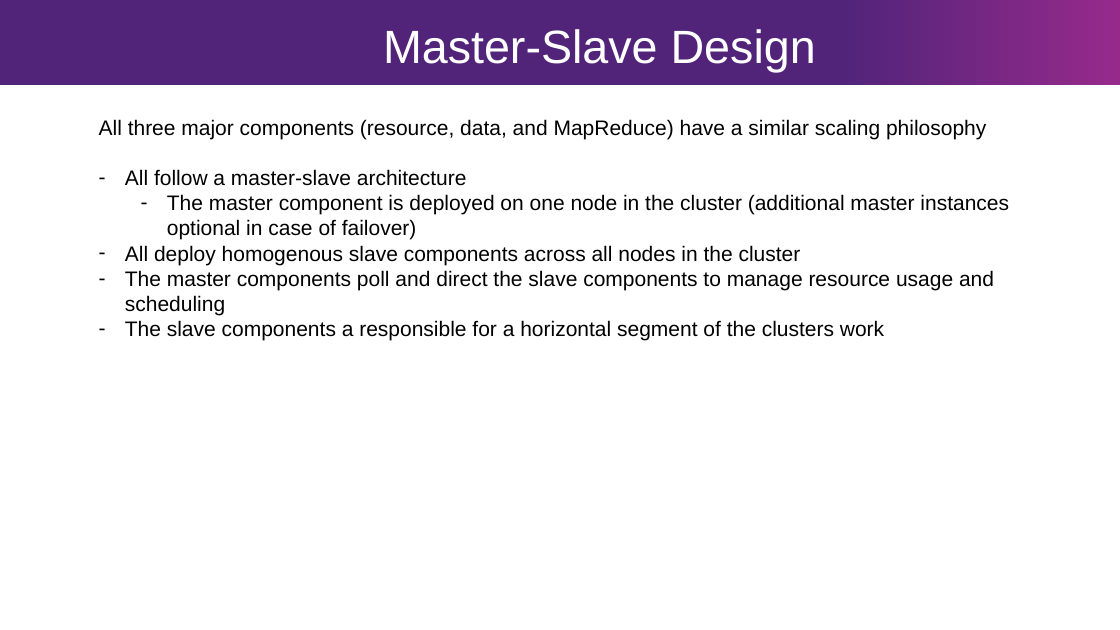
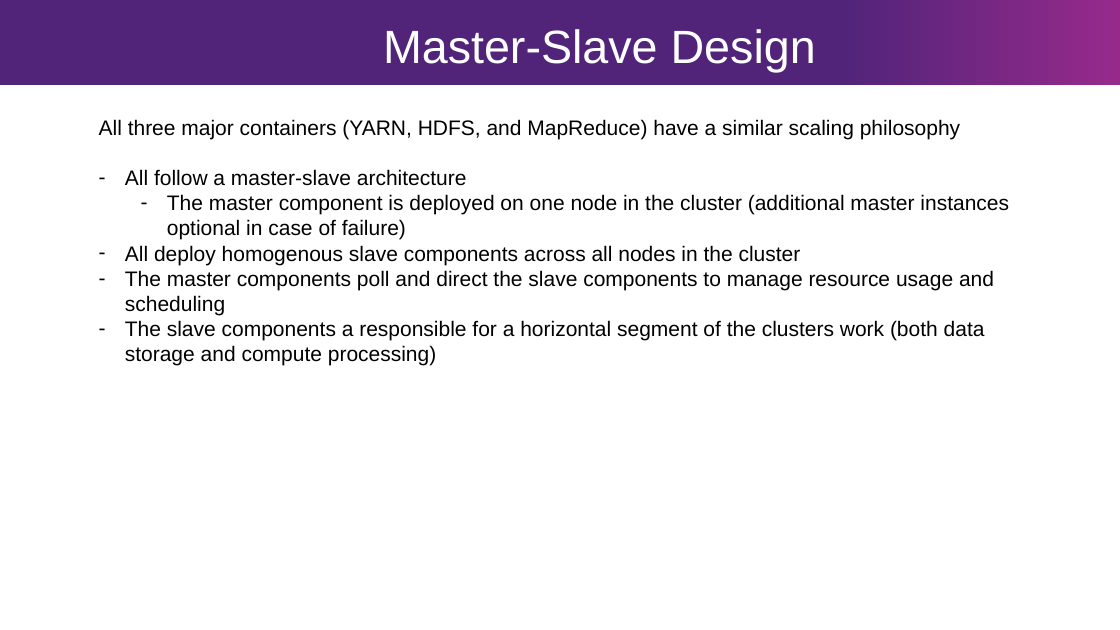
Before and after one commit to bhq12/hadoop-architecture-notes, a slide deck: slide 7 of hadoop-architecture-brook-queree.pptx (slide 5 before the commit). Drawn at 1120x630 pixels with LibreOffice and Linux fonts; fonts in the diff are those of the drawing; background and template pictures are left out. Boxes give left, top, right and bottom in pixels: in the first picture for what was removed or moved away, otherwise in the second. Text is boxed around its words. In the diff, an @@ line names an element or a change of style, - is before the commit and + after.

```diff
--- a/hadoop-architecture-brook-queree.pptx
+++ b/hadoop-architecture-brook-queree.pptx
@@ text at bbox=[99, 119, 960, 139]: text changed @@
-All three major components (resource, data, and MapReduce) have a similar scaling philosophy
+All three major containers (YARN, HDFS, and MapReduce) have a similar scaling philosophy
@@ text at bbox=[167, 194, 1009, 240]: text changed @@
-  – The master component is deployed on one node in the cluster (additional master instances optional in case of failover)
+  – The master component is deployed on one node in the cluster (additional master instances optional in case of failure)
@@ text at bbox=[125, 320, 985, 366]: text changed @@
-– The slave components a responsible for a horizontal segment of the clusters work
+– The slave components a responsible for a horizontal segment of the clusters work (both data storage and compute processing)
```
Also in this commit, not shown: 7 other slides changed, 4 slides added, 3 slides removed, 16 other files.
